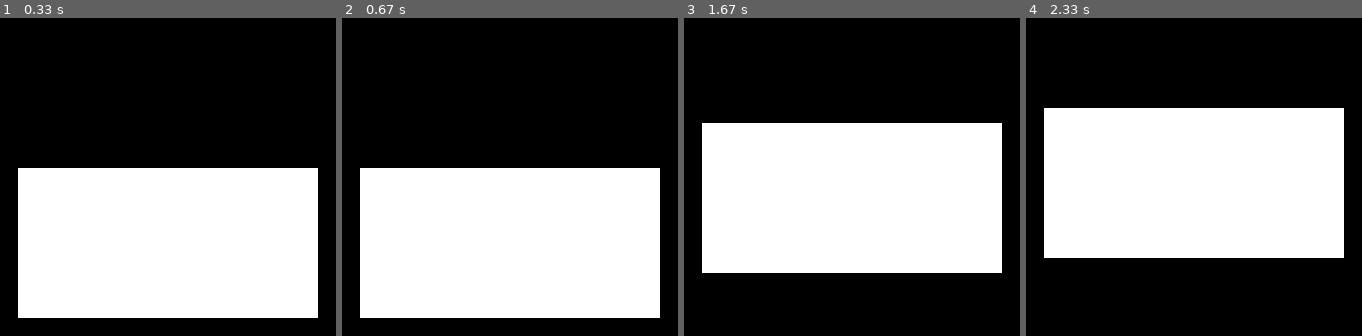
Above: before the commit, frames 1-4 (left to right).
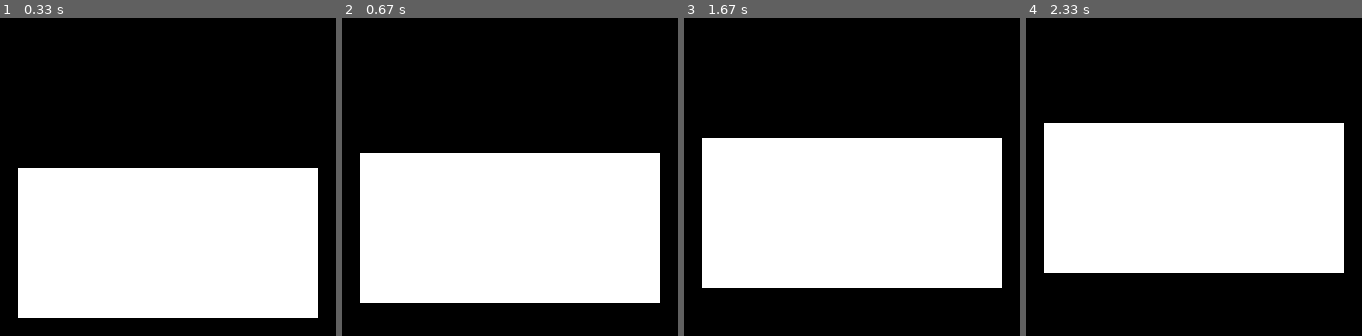
Above: after the commit, the same moments.

Repository: gulyaeve/PyGame_learning
Game: pygame game, started from app.py
The game is run twice, just before and just after one commit, with the same random seed, the same clock (stepped at 60 frames per second) and the same inputs.
Inputs:
- Up to frame 1 (0.33 s): no input
- Up to frame 2 (0.67 s): hold Up from 0.33 s (still down)
- Up to frame 3 (1.67 s): release Up at 0.8 s; hold Down 0.83-1.13 s; hold Up 1.17-1.53 s
- Up to frame 4 (2.33 s): hold Up 1.97-2.27 s

Frame 1 is identical in both runs. In frame 2, 8.4% of the frame differs, in the area x 5-95%, y 42-95%; in frame 3, 8.4%; in frame 4, 8.4%.

Commit message:
Fixed moved rectangle

Diff:
--- a/app.py
+++ b/app.py
@@ -2,9 +2,7 @@
 import sys
 
 pygame.init()
-
 screen = pygame.display.set_mode((640, 480))
-
 rectangle = pygame.Rect(50, 50, 100, 50)
 
 
@@ -16,8 +14,11 @@
             pygame.quit()
             sys.exit()
 
-        if event.type == pygame.KEYUP:
-            rectangle.move_ip(0, -5)
+        if event.type == pygame.KEYDOWN:
+            if event.key == pygame.K_UP:
+                rectangle.move_ip(0, -5)
+            if event.key == pygame.K_DOWN:
+                pass
 
     pygame.draw.rect(screen, "white", rectangle, 0)
 
